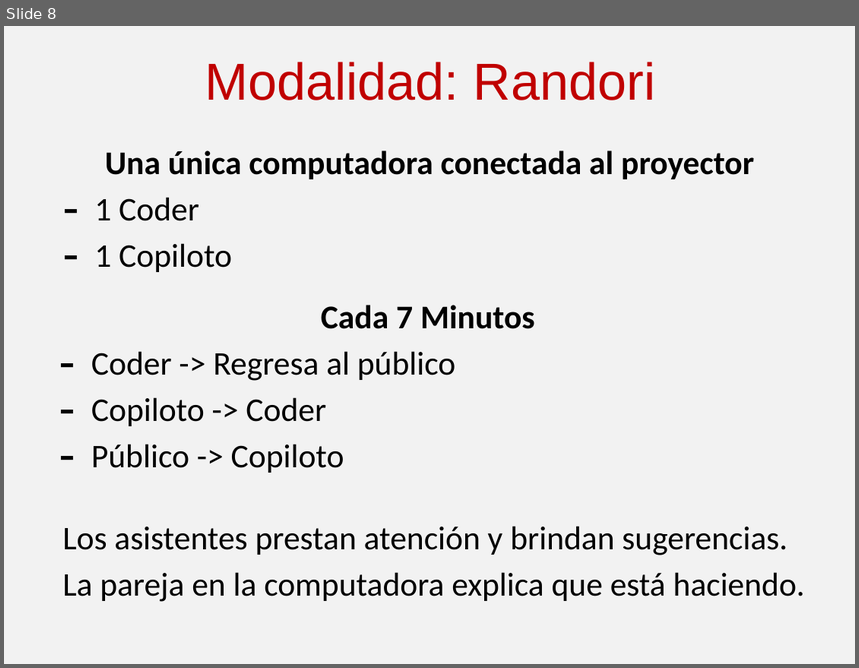
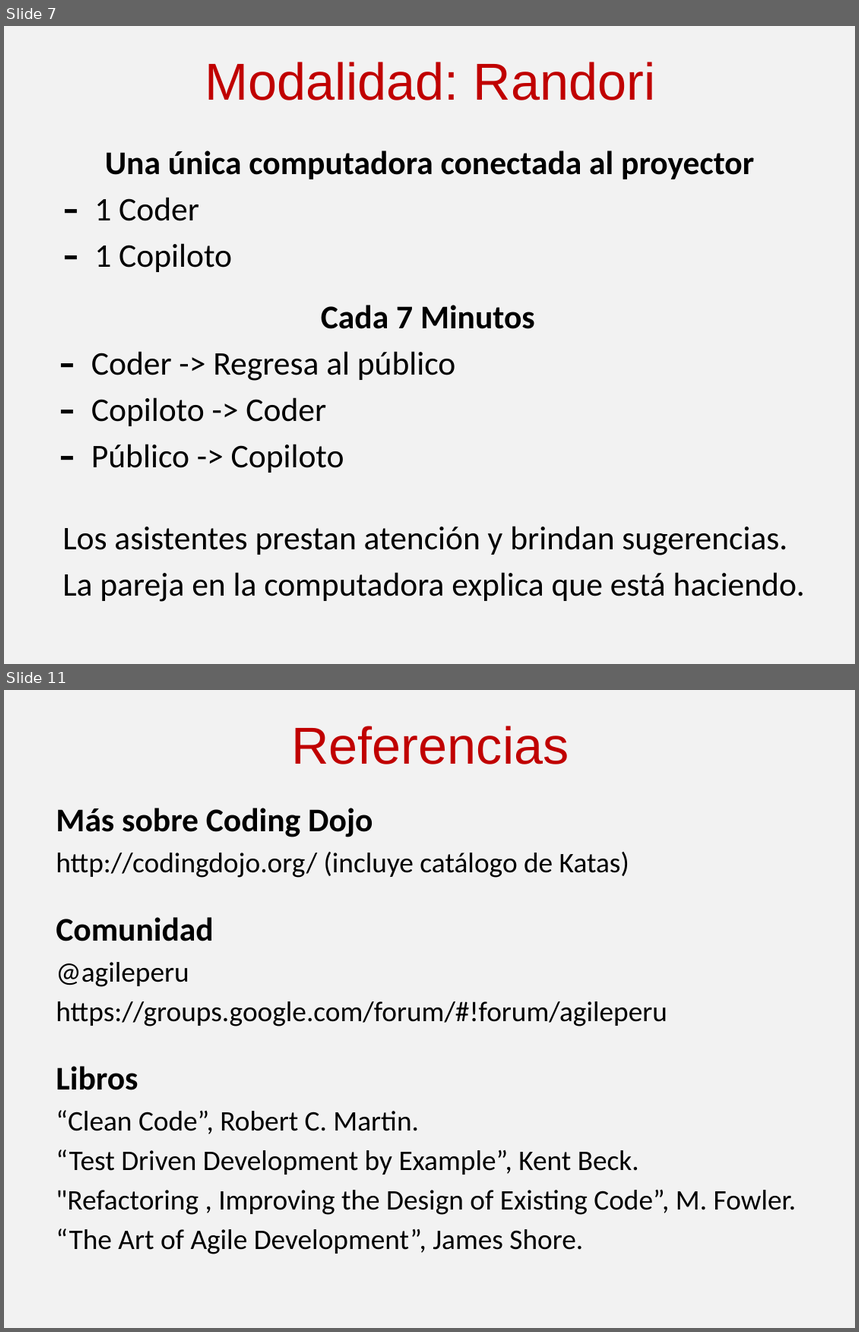
Before and after one commit to angelnunezsalazar/Coding-Dojo, a slide deck: Randori/Coding Dojo.pptx. Shown one above the other, each under a label of ours: slide 8 before the commit, slides 7 and 11 after it; the slides between them are not shown. The pictures are 859x668 and 859x1332 pixels, drawn with LibreOffice and Linux fonts; fonts in the diff are those of the drawing. Boxes give left, top, right and bottom in pixels: in the first picture for what was removed or moved away, otherwise in the second. Text is boxed around its words. In the diff, an @@ line names an element or a change of style, - is before the commit and + after.

Commit message:
Nuevas Katas OwnTestFramework Potter y Poker

```diff
--- a/Randori/Coding Dojo.pptx
+++ b/Randori/Coding Dojo.pptx
@@ slide 11 added at (x1=4, y1=690, x2=855, y2=1328), background #F2F2F2 @@
@@ title added at (x1=292, y1=726, x2=569, y2=764), 44 pt, text #C00000 @@
+Referencias
@@ text added at (x1=56, y1=808, x2=797, y2=1255), 24 pt, text #000000 @@
+Más sobre Coding Dojo
+http://codingdojo.org/ (incluye catálogo de Katas)
+Comunidad
+@agileperu
+https://groups.google.com/forum/#!forum/agileperu
+Libros
+“Clean Code”, Robert C. Martin.
+“Test Driven Development by Example”, Kent Beck.
+"Refactoring , Improving the Design of Existing Code”, M. Fowler.
+“The Art of Agile Development”, James Shore.
@@ what was slide 8 is now slide 7 @@
```
Also in this commit, not shown: 4 slides changed, 4 other slides added, 4 slides removed.
